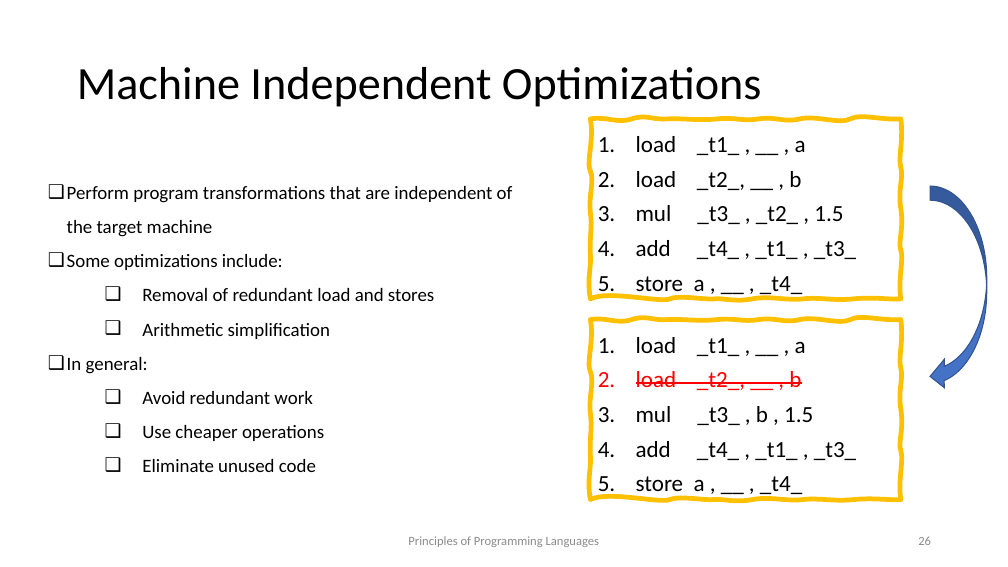
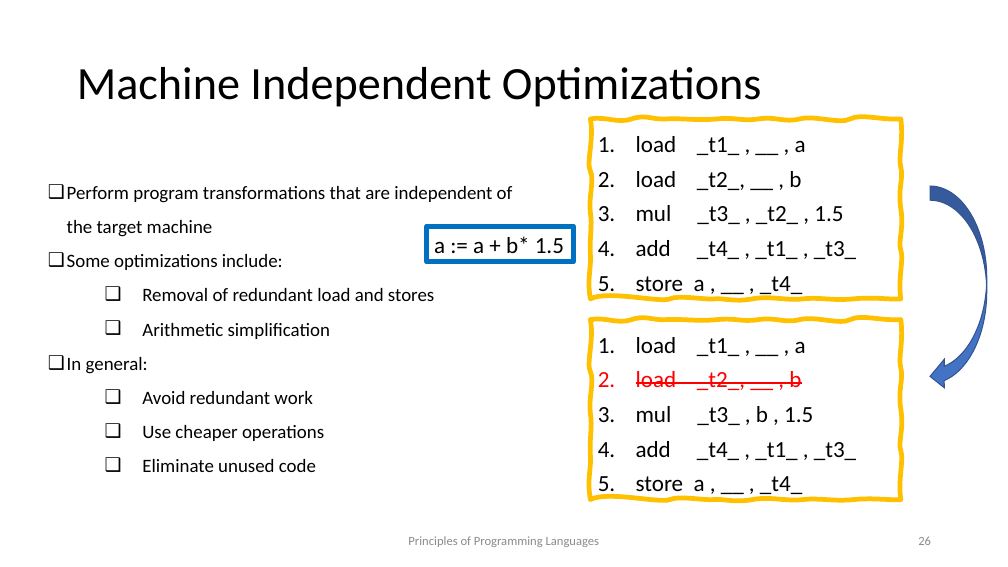
Before and after one commit to kongm/pl-design, a slide deck: slide 26 of introduction.pptx. Drawn at 1008x567 pixels with LibreOffice and Linux fonts; fonts in the diff are those of the drawing. Boxes give left, top, right and bottom in pixels: in the first picture for what was removed or moved away, otherwise in the second. Text is boxed around its words. In the diff, an @@ line names an element or a change of style, - is before the commit and + after.

```diff
--- a/introduction.pptx
+++ b/introduction.pptx
@@ rectangle added at (426,226,573,262), outline #0070C0 4.5 pt, 22 pt, text #000000 @@
+a := a + b* 1.5
```
Also in this commit, not shown: 1 other slide changed, 2 slides added, 1 other file.
